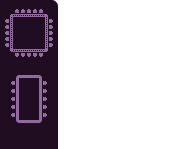
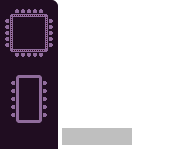
Layer changes from the first 170 × 149 image to the second:
added layer "text panel #1" (25%) in group "purple" over [62, 128, 132, 145]
